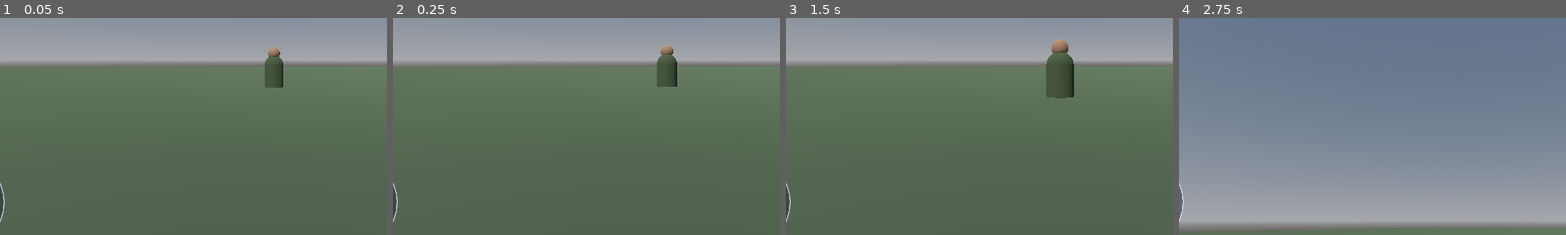
Above: before the commit, frames 1-4 (left to right).
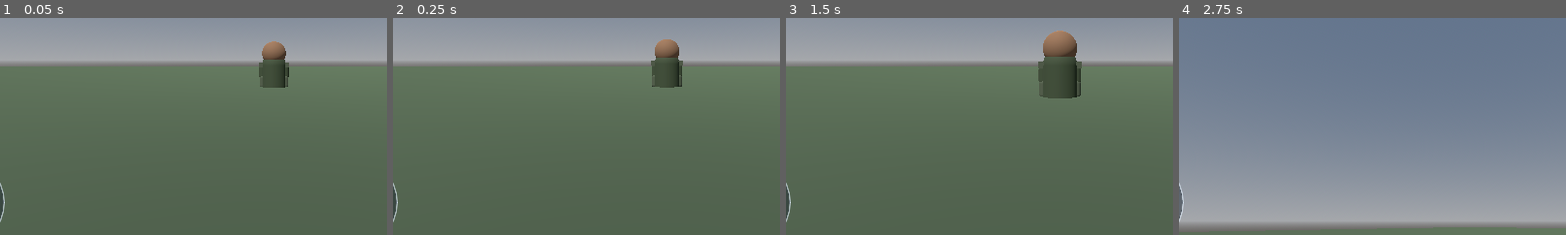
Above: after the commit, the same moments.

Repository: leefortine86-eng/Hunger-For-War
Game: Godot game, scene res://scenes/main.tscn
Two runs of this game, one before a commit and one after it. Both use one fixed random seed, a clock stepped at 60 frames per second and the inputs below.
Inputs (mouse positions are % of the whole screen's width and height, from its top left):
- Up to frame 1 (0.05 s): no input
- Up to frame 2 (0.25 s): no input
- Up to frame 3 (1.5 s): click "FIRE" at 0.5 s; click "RELOAD" at 1.25 s
- Up to frame 4 (2.75 s): move the mouse to (55, 50) at 2.02 s; hold W (move_forward) from 2.03 s (still down); tap R at 2.1 s; click (55, 50) at 2.17 s
The pictures show only the part of the screen within x 15-65%, y 40-90%; the shares and areas given below are measured in that part.

The runs differ from the first frame. In frame 1, 0.7% of the frame differs, in the area x 66-75%, y 10-33%; in frame 2, 0.7%; in frame 3, 1.4%, in the area x 65-77%, y 5-38%; in frame 4, nothing differs.

Commit message:
Improve enemy soldier tactical appearance

Diff:
--- a/scripts/enemy.gd
+++ b/scripts/enemy.gd
@@ -14,24 +14,60 @@
 func _ready():
     health = max_health
     player = get_tree().get_first_node_in_group("player") as CharacterBody3D
+    _build_soldier_appearance()
 
-    var body_mesh = CapsuleMesh.new()
-    body_mesh.radius = 0.4
-    body_mesh.height = 1.8
-    $Body.mesh = body_mesh
+func _material(color: Color) -> StandardMaterial3D:
+    var material := StandardMaterial3D.new()
+    material.albedo_color = color
+    material.roughness = 0.88
+    return material
 
-    var body_material = StandardMaterial3D.new()
-    body_material.albedo_color = Color(0.22, 0.28, 0.18)
-    $Body.material_override = body_material
+func _add_box_part(part_name: String, size: Vector3, part_position: Vector3, color: Color):
+    var part := MeshInstance3D.new()
+    part.name = part_name
+    var mesh := BoxMesh.new()
+    mesh.size = size
+    part.mesh = mesh
+    part.position = part_position
+    part.material_override = _material(color)
+    add_child(part)
+    return part
 
-    var head_mesh = SphereMesh.new()
-    head_mesh.radius = 0.25
-    head_mesh.height = 0.5
-    $Head.mesh = head_mesh
+func _add_capsule_part(part_name: String, radius: float, height: float, part_position: Vector3, color: Color):
+    var part := MeshInstance3D.new()
+    part.name = part_name
+    var mesh := CapsuleMesh.new()
+    mesh.radius = radius
+    mesh.height = height
+    part.mesh = mesh
+    part.position = part_position
+    part.material_override = _material(color)
+    add_child(part)
+    return part
 
-    var head_material = StandardMaterial3D.new()
-    head_material.albedo_color = Color(0.55, 0.42, 0.32)
-    $Head.material_override = head_material
+func _build_soldier_appearance():
+    var uniform := Color(0.20, 0.25, 0.16)
+    var dark_gear := Color(0.10, 0.13, 0.11)
+    var armor := Color(0.27, 0.31, 0.23)
+    var skin := Color(0.48, 0.35, 0.25)
+
+    $Body.mesh = CapsuleMesh.new()
+    $Body.material_override = _material(uniform)
+    $Head.mesh = SphereMesh.new()
+    $Head.material_override = _material(skin)
+
+    _add_box_part("TacticalVest", Vector3(0.72, 0.62, 0.34), Vector3(0, 1.02, -0.04), armor)
+    _add_box_part("ChestPlate", Vector3(0.48, 0.32, 0.12), Vector3(0, 1.12, -0.235), dark_gear)
+    _add_box_part("Backpack", Vector3(0.48, 0.62, 0.24), Vector3(0, 1.18, 0.30), dark_gear)
+    _add_capsule_part("Helmet", 0.29, 0.28, Vector3(0, 2.08, 0), Color(0.18, 0.22, 0.15))
+    _add_box_part("HelmetBrim", Vector3(0.56, 0.07, 0.48), Vector3(0, 1.99, -0.02), dark_gear)
+
+    for side in [-1.0, 1.0]:
+        _add_capsule_part("UpperArm", 0.14, 0.62, Vector3(side * 0.48, 1.12, 0), uniform)
+        _add_capsule_part("Forearm", 0.12, 0.55, Vector3(side * 0.48, 0.72, -0.04), armor)
+        _add_capsule_part("Thigh", 0.19, 0.72, Vector3(side * 0.20, 0.38, 0), uniform)
+        _add_capsule_part("Boot", 0.13, 0.30, Vector3(side * 0.20, 0.08, -0.08), dark_gear)
+        _add_box_part("ShoulderPad", Vector3(0.32, 0.20, 0.34), Vector3(side * 0.46, 1.42, 0), armor)
 
 func _physics_process(delta):
     attack_timer = max(attack_timer - delta, 0.0)
@@ -65,7 +101,6 @@
         if attack_timer <= 0.0 and player.has_method("take_damage"):
             player.take_damage(attack_damage)
             attack_timer = attack_cooldown
-            print("Enemy attacked the player!")
 
     move_and_slide()
 
